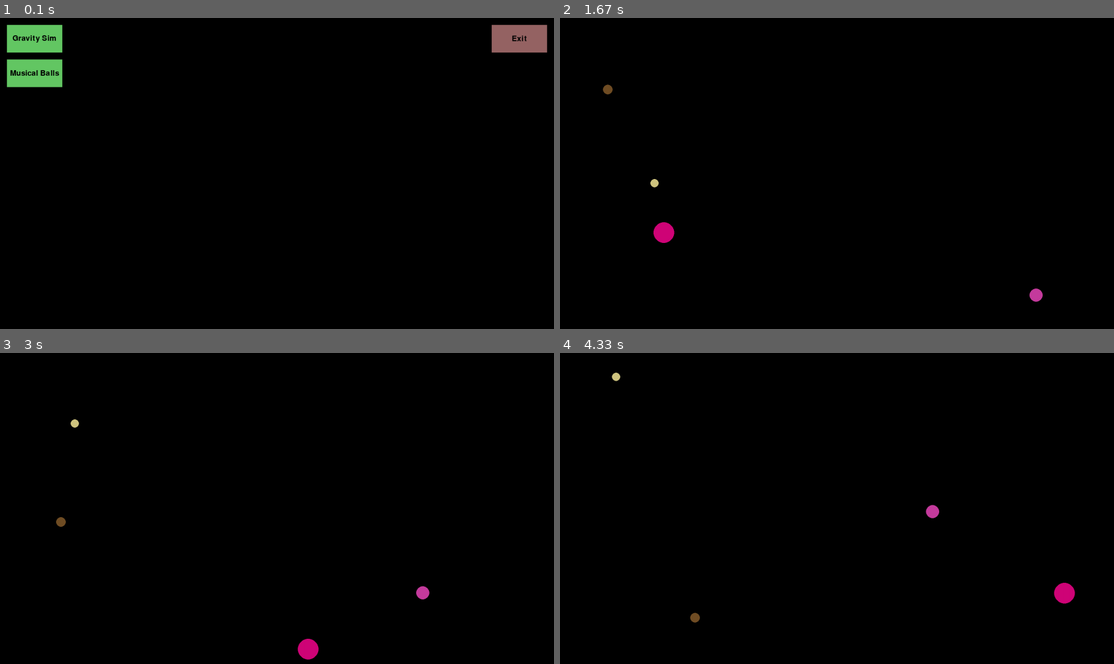
Above: before the commit, frames 1-4 (two rows, left to right).
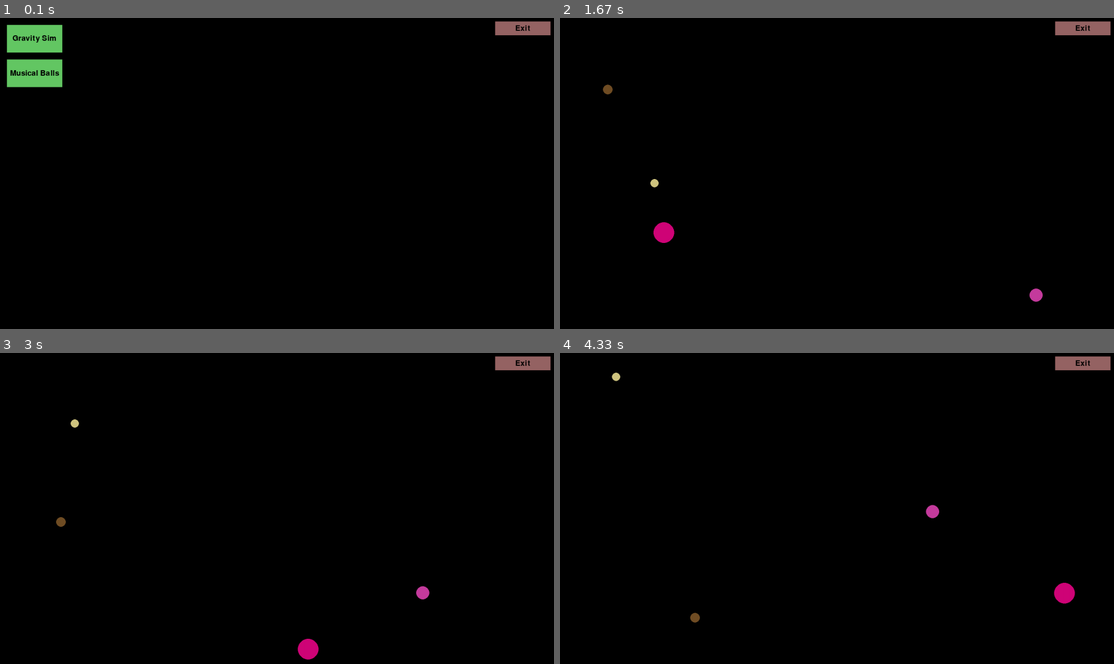
Above: after the commit, the same moments.

Repository: Zero4793/Pygame-Playground
Game: pygame game, started from main.py
Same seed, same stepped clock (60 frames per second), same inputs: the game is played once before the commit and once after it.
Inputs:
- Up to frame 1 (0.1 s): no input
- Up to frame 2 (1.67 s): click "Gravity Sim" at 0.38 s
- Up to frame 3 (3 s): no input
- Up to frame 4 (4.33 s): no input

The runs differ from the first frame. In frame 1, 0.8% of the frame differs, in the area x 88-100%, y 0-12%; in frame 2, 0.4%; in frame 3, 0.4%; in frame 4, 0.4%.

Commit message:
add all app exit to menu button

Diff:
--- a/main.py
+++ b/main.py
@@ -50,6 +50,7 @@
 
 		self.mouseTarget = None
 		self.voidButton = Button(screen, self, (0,0), (1600,900), None, None) # does nothing itself. improves click detection
+		self.exitButton = Button(screen, self, (1430,10), (160,40), ["Exit","Quit to menu","Are you sure?","Goodbye"], [(150,100,100), (250,150,150), (250,50,50), (250,0,0)])
 
 
 	def process(self, keyheld, keypressed):
@@ -60,11 +61,18 @@
 				pygame.quit()
 				sys.exit()
 		self.window.process(keyheld, keypressed)
+		if self.window != self.menu:
+			self.exitButton.process()
+			if self.exitButton.active:
+				self.exitButton.active = False
+				self.window = self.menu
 		self.voidButton.process()
 
 
 	def display(self):
 		self.window.display()
+		if self.window != self.menu:
+			self.exitButton.display()
 
 
 main()
--- a/menu.py
+++ b/menu.py
@@ -16,7 +16,7 @@
 
 		# buttons
 		self.gameButtons = [Button(screen, main, (20,20+100*i), (160,80), [self.games[i][0]]*4, [(100,200,100), (150,250,150), (50,250,50), (0,250,0)]) for i in range(len(self.games))]
-		self.exitButton = Button(screen, main, (1420,20), (160,80), ["Exit","Quit Game","Are you sure?","Quitting..."], [(150,100,100), (250,150,150), (250,50,50), (250,0,0)])
+		self.exitButton = Button(screen, main, (1430,10), (160,40), ["Exit","Quit Game","Are you sure?","Quitting..."], [(150,100,100), (250,150,150), (250,50,50), (250,0,0)])
 		# pos, dim, text[passive, hover, held, active], color[passive, hover, held, active]
 
 
